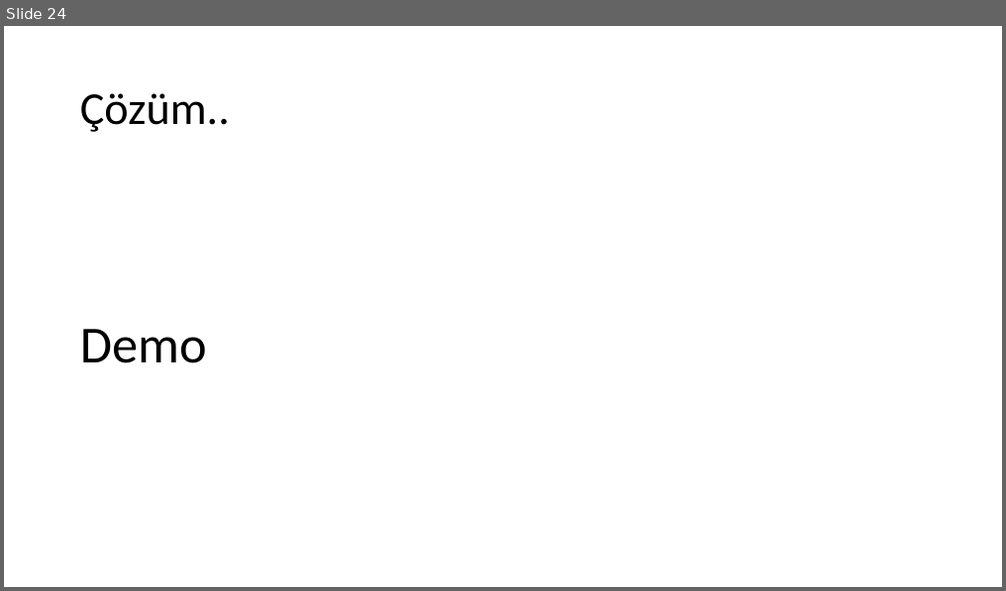
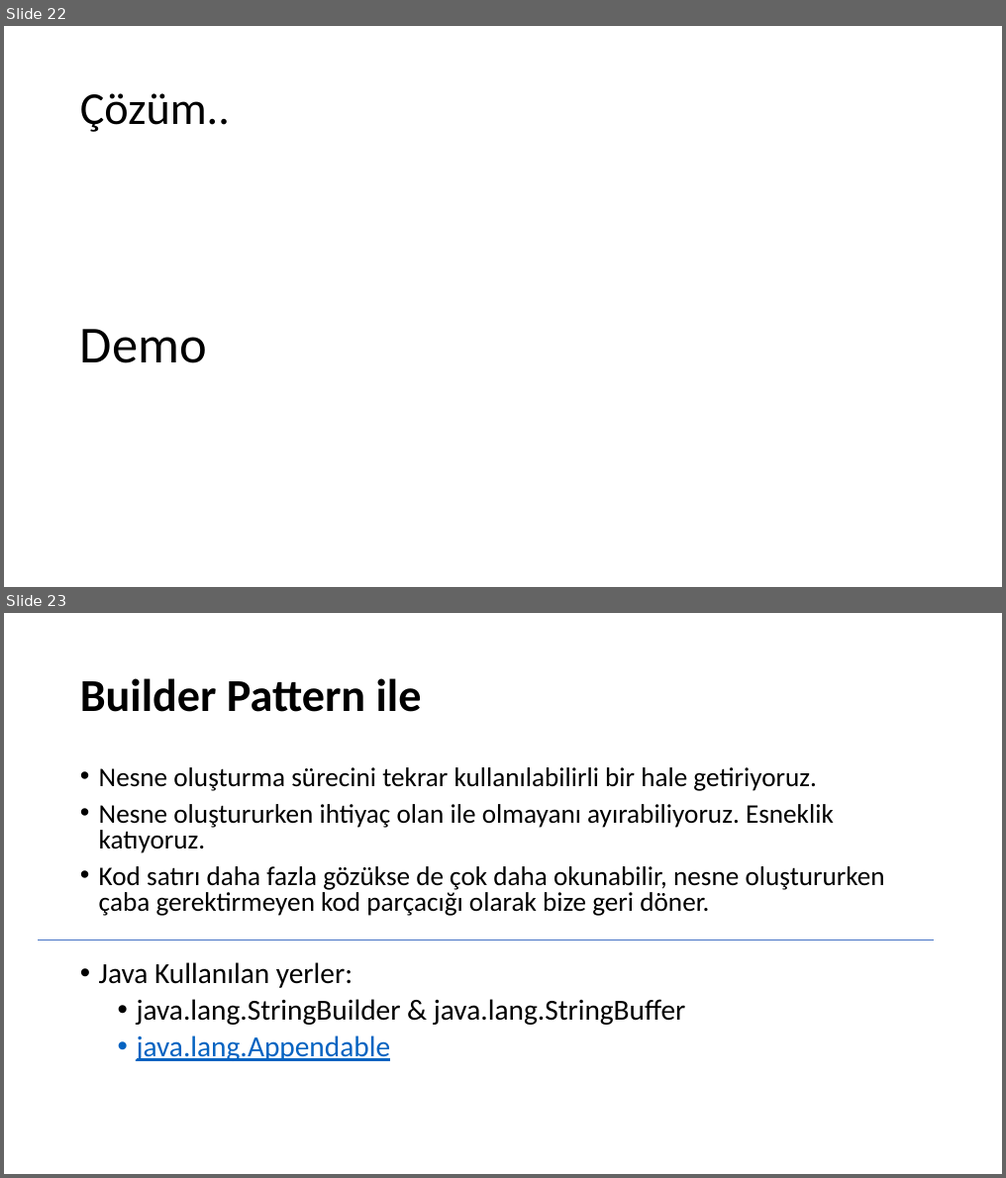
Before and after one commit to umiitkose/DesignPattern-Umiitkose, a slide deck: Tasarımdesenleri.pptx. Shown one above the other, each under a label of ours: slide 24 before the commit, slides 22 and 23 after it. The pictures are 1006x591 and 1006x1178 pixels, drawn with LibreOffice and Linux fonts; fonts in the diff are those of the drawing. Boxes give left, top, right and bottom in pixels: in the first picture for what was removed or moved away, otherwise in the second. Text is boxed around its words. In the diff, an @@ line names an element or a change of style, - is before the commit and + after.

```diff
--- a/Tasarımdesenleri.pptx
+++ b/Tasarımdesenleri.pptx
@@ slide 23 added at (4, 613, 1002, 1174), background #FFFFFF @@
@@ title added at (80, 678, 422, 712), 44 pt, text #000000, bold @@
+Builder Pattern ile
@@ text added at (99, 767, 885, 916), 25.9 pt, text #000000 @@
+• Nesne oluşturma sürecini tekrar kullanılabilirli bir hale getiriyoruz.
+• Nesne oluştururken ihtiyaç olan ile olmayanı ayırabiliyoruz. Esneklik katıyoruz.
+• Kod satırı daha fazla gözükse de çok daha okunabilir, nesne oluştururken çaba gerektirmeyen kod parçacığı olarak bize geri döner.
@@ line added from (38, 940) to (934, 940), #4472C4 0.5 pt @@
@@ text added at (99, 962, 686, 1061), 28 pt, text #000000 @@
+• Java Kullanılan yerler:
+  • java.lang.StringBuilder & java.lang.StringBuffer
+  • java.lang.Appendable
@@ what was slide 24 is now slide 22 @@
```
Also in this commit, not shown: 20 other slides added.
